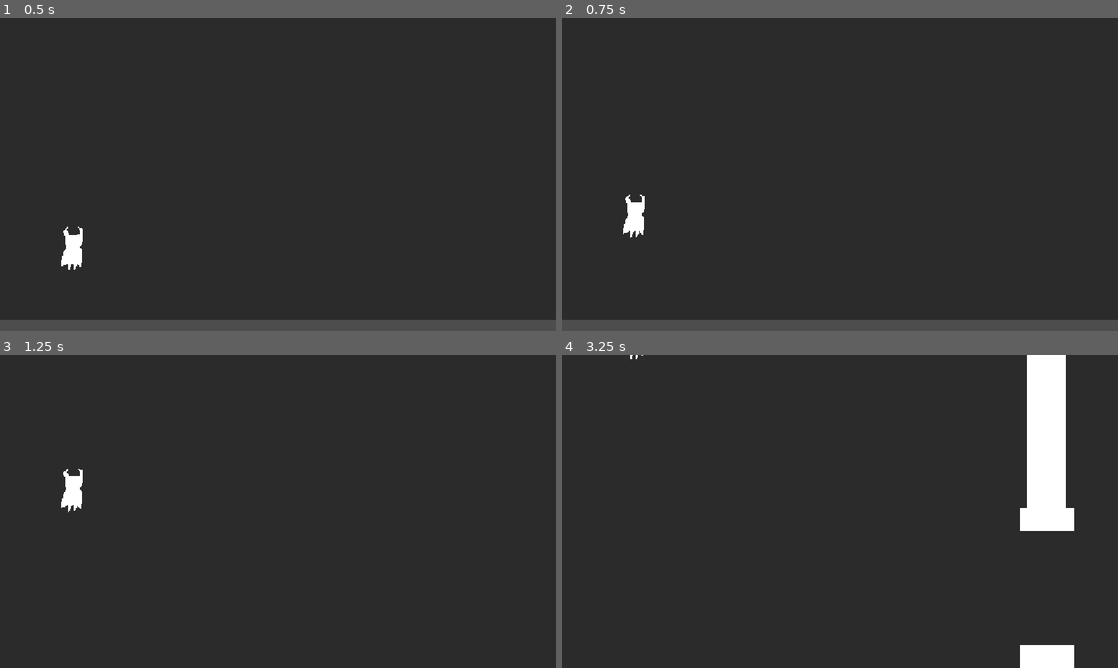
Above: before the commit, frames 1-4 (two rows, left to right).
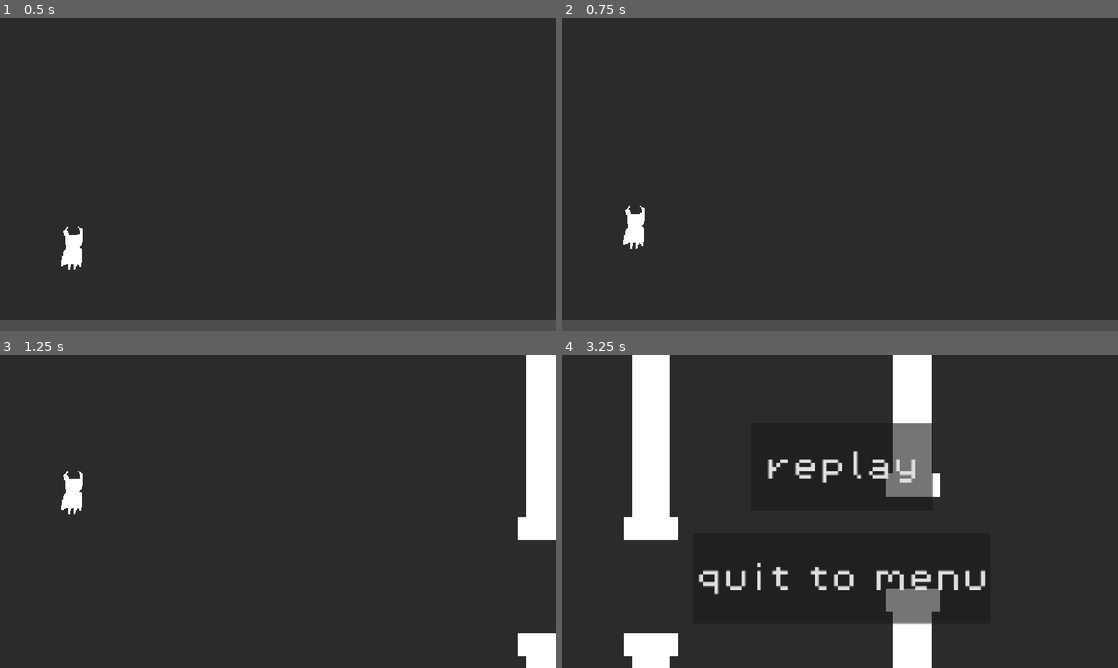
Above: after the commit, the same moments.

Repository: TBiff22/scuffed-flappy-bird
Game: Godot game, scene res://scenes/main_game_scene.tscn
Same seed, same stepped clock (60 frames per second), same inputs: the game is played once before the commit and once after it.
Inputs:
- Up to frame 1 (0.5 s): no input
- Up to frame 2 (0.75 s): tap Enter (jump) at 0.5 s; tap Shift (dash) at 0.6 s
- Up to frame 3 (1.25 s): tap Enter (jump) at 0.77, 0.8, 1.07 s
- Up to frame 4 (3.25 s): tap Enter (jump) at 1.35, 1.52, 1.82, 2.3, 3.02 s; tap Shift (dash) at 1.55, 2.1, 2.85 s

Frame 1 is identical in both runs. In frame 2, 0.3% of the frame differs, in the area x 11-15%, y 56-74%; in frame 3, 4.1%; in frame 4, 17%, in the area x 11-93%, y 0-100%.

Commit message:
dash added

Diff:
--- a/new-game-project/scenes/main_game_scene.tscn
+++ b/new-game-project/scenes/main_game_scene.tscn
@@ -19,7 +19,7 @@
 script = ExtResource("1_qsd30")
 
 [node name="Timer" type="Timer" parent="manager" unique_id=1763187622]
-wait_time = 2.5
+wait_time = 1.5
 autostart = true
 
 [node name="Marker2D" type="Marker2D" parent="manager" unique_id=1102422231]
--- a/new-game-project/scenes/pipes.tscn
+++ b/new-game-project/scenes/pipes.tscn
@@ -25,7 +25,7 @@
 
 [sub_resource type="Animation" id="Animation_f17p0"]
 resource_name = "moving pipes"
-length = 5.9666667
+length = 4.0
 tracks/0/type = "value"
 tracks/0/imported = false
 tracks/0/enabled = true
@@ -33,10 +33,24 @@
 tracks/0/interp = 1
 tracks/0/loop_wrap = true
 tracks/0/keys = {
-"times": PackedFloat32Array(0, 5.9666667),
+"times": PackedFloat32Array(0, 4),
 "transitions": PackedFloat32Array(1, 1),
 "update": 0,
 "values": [Vector2(0, 0), Vector2(-1400, 0)]
+}
+tracks/1/type = "method"
+tracks/1/imported = false
+tracks/1/enabled = true
+tracks/1/path = NodePath(".")
+tracks/1/interp = 1
+tracks/1/loop_wrap = true
+tracks/1/keys = {
+"times": PackedFloat32Array(4),
+"transitions": PackedFloat32Array(1),
+"values": [{
+"args": [],
+"method": &"queue_free"
+}]
 }
 
 [sub_resource type="AnimationLibrary" id="AnimationLibrary_3ahhd"]
@@ -52,29 +66,30 @@
 script = ExtResource("1_f17p0")
 
 [node name="Polygon2D2" type="Polygon2D" parent="pipe colliders" unique_id=690317800]
-position = Vector2(-199.99997, -294)
+position = Vector2(-199.99997, -284)
 rotation = -3.1415925
 polygon = PackedVector2Array(-120, -64, -120.00003, 272, -80, 272, -80, -64, -71.99999, -63.999992, -71.99999, -87.99999, -127.999985, -87.99999, -127.999985, -63.999992)
 uv = PackedVector2Array(-120, -64, -120, 80, -80, 80, -80, -64, -71.99999, -63.999992, -71.99999, -87.99999, -127.999985, -87.99999, -127.999985, -63.999992)
 
 [node name="CollisionShape2D2" type="CollisionShape2D" parent="pipe colliders" unique_id=2551986]
-position = Vector2(-99.99997, -397)
+position = Vector2(-99.99998, -387)
 shape = SubResource("RectangleShape2D_oso44")
 
 [node name="CollisionShape2D4" type="CollisionShape2D" parent="pipe colliders" unique_id=1895004398]
-position = Vector2(-99.99997, -218)
+position = Vector2(-99.99998, -208)
 shape = SubResource("RectangleShape2D_oeqib")
 
 [node name="Polygon2D" type="Polygon2D" parent="pipe colliders" unique_id=588540480]
+position = Vector2(-1.5258789e-05, -12.000008)
 polygon = PackedVector2Array(-120, -64, -120.00003, 272, -80, 272, -80, -64, -71.99999, -63.999992, -71.99999, -87.99999, -127.999985, -87.99999, -127.999985, -63.999992)
 uv = PackedVector2Array(-120, -64, -120, 80, -80, 80, -80, -64, -71.99999, -63.999992, -71.99999, -87.99999, -127.999985, -87.99999, -127.999985, -63.999992)
 
 [node name="CollisionShape2D" type="CollisionShape2D" parent="pipe colliders" unique_id=1123451789]
-position = Vector2(-100, 103)
+position = Vector2(-100.000015, 90.99999)
 shape = SubResource("RectangleShape2D_oso44")
 
 [node name="CollisionShape2D3" type="CollisionShape2D" parent="pipe colliders" unique_id=1299331595]
-position = Vector2(-100, -76)
+position = Vector2(-100.000015, -88.00001)
 shape = SubResource("RectangleShape2D_oeqib")
 
 [node name="pipe animation" type="AnimationPlayer" parent="." unique_id=1224731482]
--- a/new-game-project/scenes/player.tscn
+++ b/new-game-project/scenes/player.tscn
@@ -5,6 +5,76 @@
 [sub_resource type="CapsuleShape2D" id="CapsuleShape2D_oeqib"]
 radius = 30.0
 height = 144.0
+
+[sub_resource type="Animation" id="Animation_3vyb7"]
+length = 0.001
+tracks/0/type = "value"
+tracks/0/imported = false
+tracks/0/enabled = true
+tracks/0/path = NodePath("CollisionShape2D:disabled")
+tracks/0/interp = 1
+tracks/0/loop_wrap = true
+tracks/0/keys = {
+"times": PackedFloat32Array(0),
+"transitions": PackedFloat32Array(1),
+"update": 1,
+"values": [false]
+}
+
+[sub_resource type="Animation" id="Animation_g2els"]
+resource_name = "dash_invincible"
+length = 0.5
+tracks/0/type = "value"
+tracks/0/imported = false
+tracks/0/enabled = true
+tracks/0/path = NodePath("CollisionShape2D:disabled")
+tracks/0/interp = 1
+tracks/0/loop_wrap = true
+tracks/0/keys = {
+"times": PackedFloat32Array(0, 0.5),
+"transitions": PackedFloat32Array(1, 1),
+"update": 1,
+"values": [true, false]
+}
+tracks/1/type = "method"
+tracks/1/imported = false
+tracks/1/enabled = true
+tracks/1/path = NodePath(".")
+tracks/1/interp = 1
+tracks/1/loop_wrap = true
+tracks/1/keys = {
+"times": PackedFloat32Array(0.5),
+"transitions": PackedFloat32Array(1),
+"values": [{
+"args": [],
+"method": &"stop_dash"
+}]
+}
+
+[sub_resource type="Animation" id="Animation_qhqgy"]
+resource_name = "dash_normal"
+length = 0.5
+tracks/0/type = "method"
+tracks/0/imported = false
+tracks/0/enabled = true
+tracks/0/path = NodePath(".")
+tracks/0/interp = 1
+tracks/0/loop_wrap = true
+tracks/0/keys = {
+"times": PackedFloat32Array(0.5),
+"transitions": PackedFloat32Array(1),
+"values": [{
+"args": [],
+"method": &"stop_dash"
+}]
+}
+
+[sub_resource type="AnimationLibrary" id="AnimationLibrary_qhqgy"]
+_data = {
+&"RESET": SubResource("Animation_3vyb7"),
+&"dash_invincible": SubResource("Animation_g2els"),
+&"dash_normal": SubResource("Animation_qhqgy")
+}
 
 [node name="player" type="CharacterBody2D" unique_id=452016814]
 script = ExtResource("1_3vyb7")
@@ -17,3 +87,6 @@
 [node name="CollisionShape2D" type="CollisionShape2D" parent="." unique_id=1487801764]
 position = Vector2(48, 49)
 shape = SubResource("CapsuleShape2D_oeqib")
+
+[node name="player_animations" type="AnimationPlayer" parent="." unique_id=1442696513]
+libraries/ = SubResource("AnimationLibrary_qhqgy")
--- a/new-game-project/scripts/globals.gd
+++ b/new-game-project/scripts/globals.gd
@@ -3,3 +3,5 @@
 @onready var pipes: Node = $"."
 
 signal death
+signal dash
+signal dash_stop
--- a/new-game-project/scripts/manager.gd
+++ b/new-game-project/scripts/manager.gd
@@ -1,20 +1,34 @@
 extends Node
 @onready var marker_2d: Marker2D = $Marker2D
 
+@onready var timer: Timer = $Timer
 var pipe = preload("res://scenes/pipes.tscn")
 var game_over_screen = preload("res://scenes/game_over_screen.tscn")
 var rng = RandomNumberGenerator.new()
 
+enum playmodes {NORMAL, DASH, IFRAMES, DEATH}
+@export var playmode = playmodes.NORMAL
+
 func _ready() -> void:
 	Globals.death.connect(death_scene)
+	Globals.dash.connect(dashing)
+	Globals.dash_stop.connect(stop_dashing)
 
 func _on_timer_timeout() -> void:
 	var spawn_pipe = pipe.instantiate()
 	spawn_pipe.position.x = marker_2d.position.x
 	spawn_pipe.position.y = rng.randi_range(150, 500)
-	print(spawn_pipe.position.y)
 	add_child(spawn_pipe)
 
+func dashing():
+	playmode = playmodes.DASH
+	Engine.time_scale = 4
+
+func stop_dashing():
+	playmode = playmodes.NORMAL
+	Engine.time_scale = 1
+
 func death_scene():
+	playmode = playmodes.DEATH
 	add_child(game_over_screen.instantiate())
 	get_tree().paused = true
--- a/new-game-project/scripts/pipe_colliders.gd
+++ b/new-game-project/scripts/pipe_colliders.gd
@@ -1,5 +1,6 @@
 extends Area2D
 
+@onready var pipe_animation: AnimationPlayer = $"../pipe animation"
+
 func _on_body_entered(body: Node2D) -> void:
-	print("owie")
 	Globals.death.emit()
--- a/new-game-project/scripts/player.gd
+++ b/new-game-project/scripts/player.gd
@@ -1,18 +1,33 @@
 extends CharacterBody2D
 @onready var manager: Node = $"../manager"
+@onready var player_animations: AnimationPlayer = $player_animations
+var gravity_mult = 1.5
+var dashed = false
 
 const SPEED = 300.0
-const JUMP_VELOCITY = -500.0
+const JUMP_VELOCITY = -550.0
 
 func _ready():
-	Globals.death.connect(death_player)
+	process_mode = Node.PROCESS_MODE_ALWAYS
 
 func _physics_process(delta: float) -> void:
-	velocity += get_gravity() * delta *1.5
+	velocity += get_gravity() * delta * gravity_mult
 	velocity.x = 0
-	if Input.is_action_just_pressed("ui_accept"):
-		velocity.y = JUMP_VELOCITY
+	if manager.playmode == manager.playmodes.NORMAL:
+		gravity_mult = 1.5
+		if Input.is_action_just_pressed("jump"):
+			velocity.y = JUMP_VELOCITY
+		if Input.is_action_just_pressed("dash"):
+			Globals.dash.emit()
+			if dashed == false:
+				player_animations.play("dash_invincible")
+				dashed = true
+			else:
+				player_animations.play("dash_normal")
+	elif manager.playmode == manager.playmodes.DASH:
+		gravity_mult = 0
+		velocity.y = 0
 	move_and_slide()
 
-func death_player():
-	print("hi - player")
+func stop_dash():
+	Globals.dash_stop.emit()
